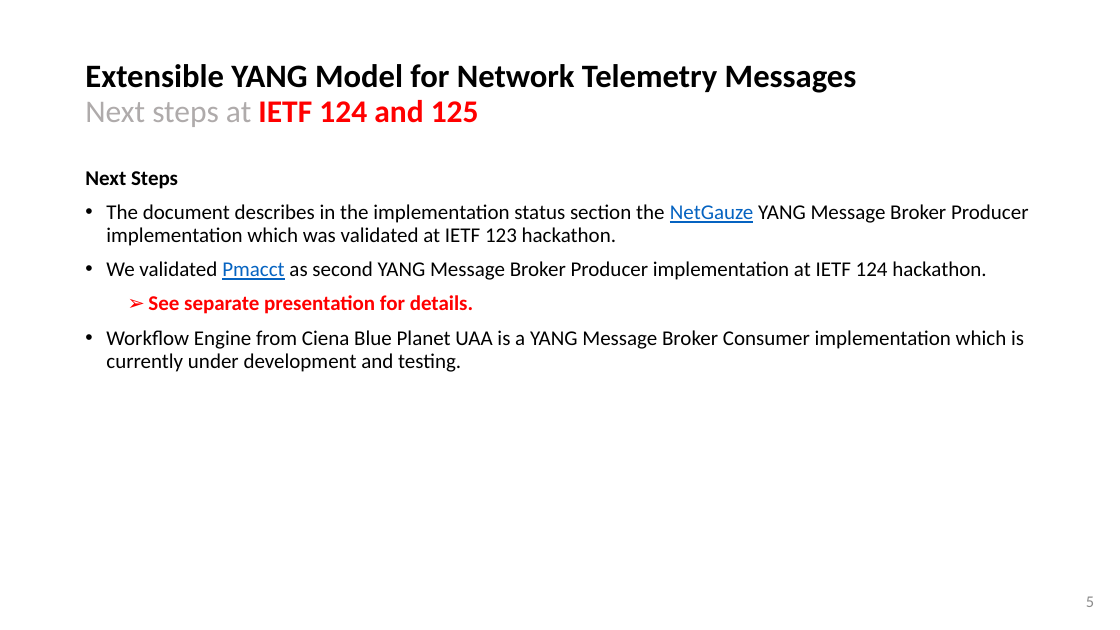
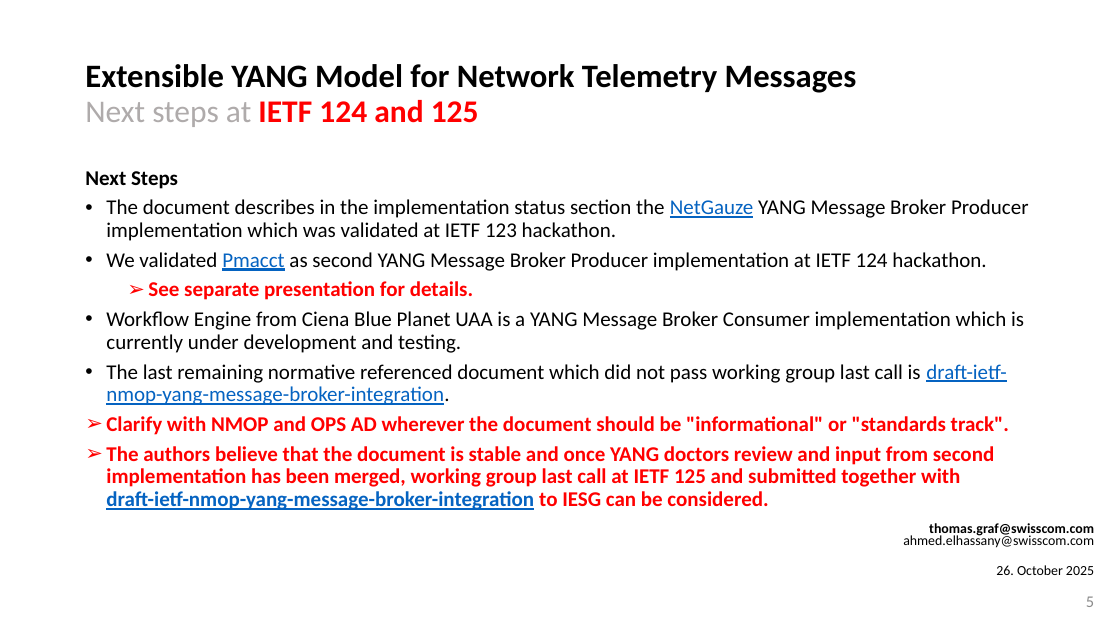
Before and after one commit to network-analytics/ietf-network-analytics-document-status, a slide deck: slide 5 of 124/NMOP/draft-ietf-nmop-message-broker-telemetry-message-03.pptx. Drawn at 1120x630 pixels with LibreOffice and Linux fonts; fonts in the diff are those of the drawing. Boxes give left, top, right and bottom in pixels: in the first picture for what was removed or moved away, otherwise in the second. Text is boxed around its words. In the diff, an @@ line names an element or a change of style, - is before the commit and + after.

```diff
--- a/124/NMOP/draft-ietf-nmop-message-broker-telemetry-message-03.pptx
+++ b/124/NMOP/draft-ietf-nmop-message-broker-telemetry-message-03.pptx
@@ text at <box>106,199,1029,353</box>: less space between paragraphs @@
@@ text at <box>106,364,1009,510</box>: paragraphs added @@
+• The last remaining normative referenced document which did not pass working group last call is draft-ietf-nmop-yang-message-broker-integration.
+➢ Clarify with NMOP and OPS AD wherever the document should be "informational" or "standards track".
+➢ The authors believe that the document is stable and once YANG doctors review and input from second implementation has been merged, working group last call at IETF 125 and submitted together with
+  draft-ietf-nmop-yang-message-broker-integration to IESG can be considered.
@@ text added at <box>903,523,1094,575</box>, 11.9 pt, text #000000 @@
+thomas.graf@swisscom.com
+ahmed.elhassany@swisscom.com
+26. October 2025
```
Also in this commit, not shown: 1 other slide changed, 12 other files.
